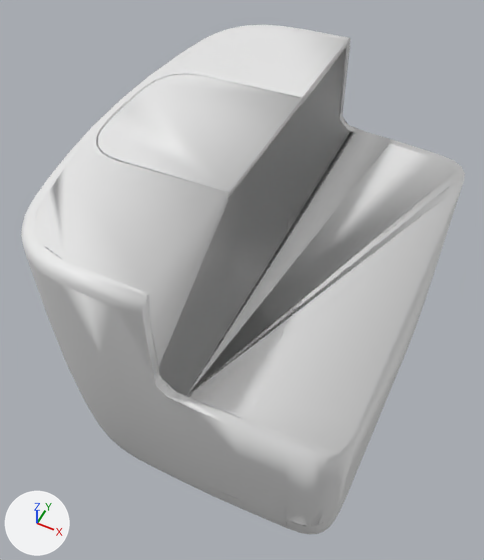
Renders of the COLLADA model public/page2/mesh031_wrist_roll.dae from each side of a commit.
One viewpoint serves both versions: a camera (50 mm lens) standing at (0.0407, -0.1078, 0.2277) and looking at (-0.0125, -0.0015, 0.0949). Lighting does not change. The marker at lower left points along +X, +Y and +Z. Materials are left out; every surface is plain grey.

Objects in the first picture: 'Wrist_Roll'.
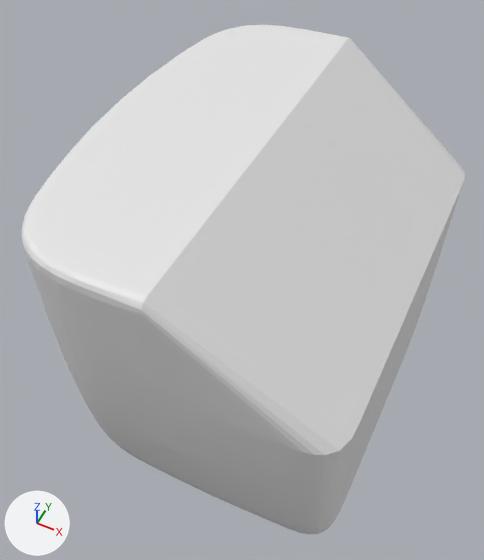
What differs and where, as boxes (x1, y1, x2, y2) in the pictures (484 x 560 px):
part 1 of me_wrist_roll, deleted: before (97, 74, 302, 197)
part 2 of me_wrist_roll, deleted: before (30, 26, 465, 531)

Patch to the scene script:
```diff
--- a/public/page2/mesh031_wrist_roll.dae.py
+++ b/public/page2/mesh031_wrist_roll.dae.py
@@ me_wrist_roll @@
 # used by ob_wrist_roll; location = (0.0, 0.0, 0.0)
-me_wrist_roll.from_pydata(...)  # 2628 vertices, 4002 faces; spans x -0.0471..0.0315, y -0.0509..0.0509, z 0.0479..0.1405
+me_wrist_roll.from_pydata(...)  # 1072 vertices, 2140 faces; spans x -0.0471..0.0315, y -0.0509..0.0509, z 0.0479..0.1405
+# me_wrist_roll part 1: the loose piece of 100 vertices spanning x -0.0435..-0.007, y -0.0182..0.0182, z 0.1371..0.1405 is deleted
+# me_wrist_roll part 2: 1456 vertices removed from x -0.0451..0.0315, y -0.0508..0.0508, z 0.048..0.1405
```
